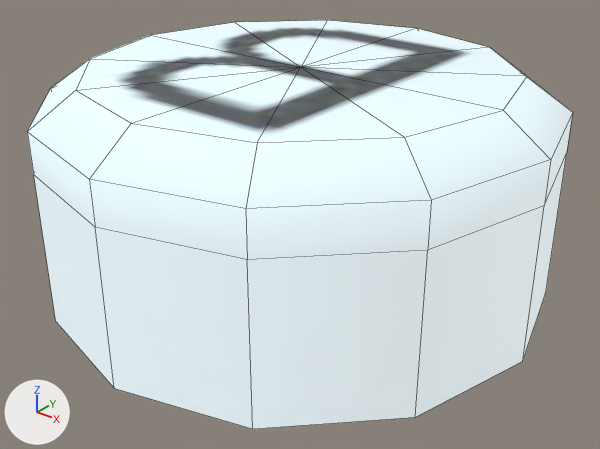
An edit to the FBX model interface/resources/meshes/controller/touch/touch_r_button_b.fbx, drawn before and after from the same camera.
Camera for both pictures: a camera (50 mm lens) standing at (0.02567, -0.01367, 0.00627) and looking at (0.01642, -0.0021, -0.0009). The axes (+X, +Y, +Z) are drawn at lower left. The lights are the same throughout. Mesh edges are drawn as thin lines.

In view in the first picture: 'main_trigger_PLY.004'.
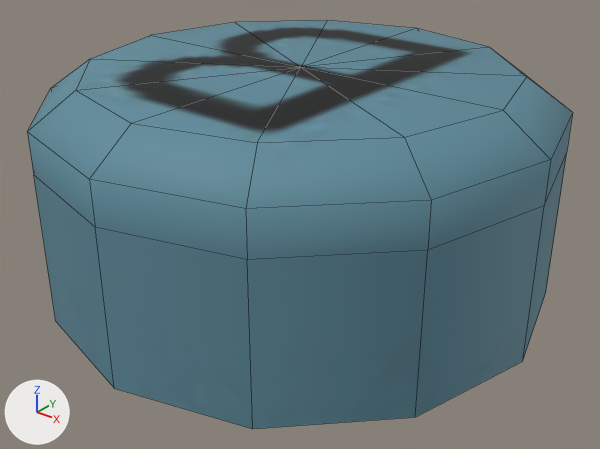
Scene script edits in JSON lines:
```json
{"op": "set", "path": "img_r_controller_highlight_dif_jpg", "old": "load_image('R_controller-highlight_DIF.jpg', '_unpacked/R_controller-highlight_DIF.jpg', 768, 768, 'Non-Color')", "new": "load_image('R_controller-highlight_DIF.jpg', '_unpacked/R_controller-highlight_DIF.jpg', 768, 768, 'sRGB')"}
{"op": "remove", "block": "mat_highlight", "code": "n3 = _N.new('ShaderNodeTexImage'); n3.name = 'Image Texture.001'"}
{"op": "remove", "block": "mat_highlight", "code": "n3.image = img_r_controller_highlight_dif_jpg"}
{"block": "mat_highlight", "where": "n0 = _N.new('ShaderNodeBsdfPrincipled'); n0.name = 'Principled BSDF'"}
{"op": "remove", "block": "mat_highlight", "code": "_L.new(n3.outputs[0], n0.inputs[28])  # 'Color' to 'Emission Strength'"}
```

What differs and where, as boxes (x1, y1, x2, y2) in the pictures (600 x 449 px):
```json
{"object": "main_trigger_PLY.004", "change": "surface changed", "before": [27, 20, 573, 429], "after": [27, 20, 573, 429], "on screen": "white to cyan"}
```
